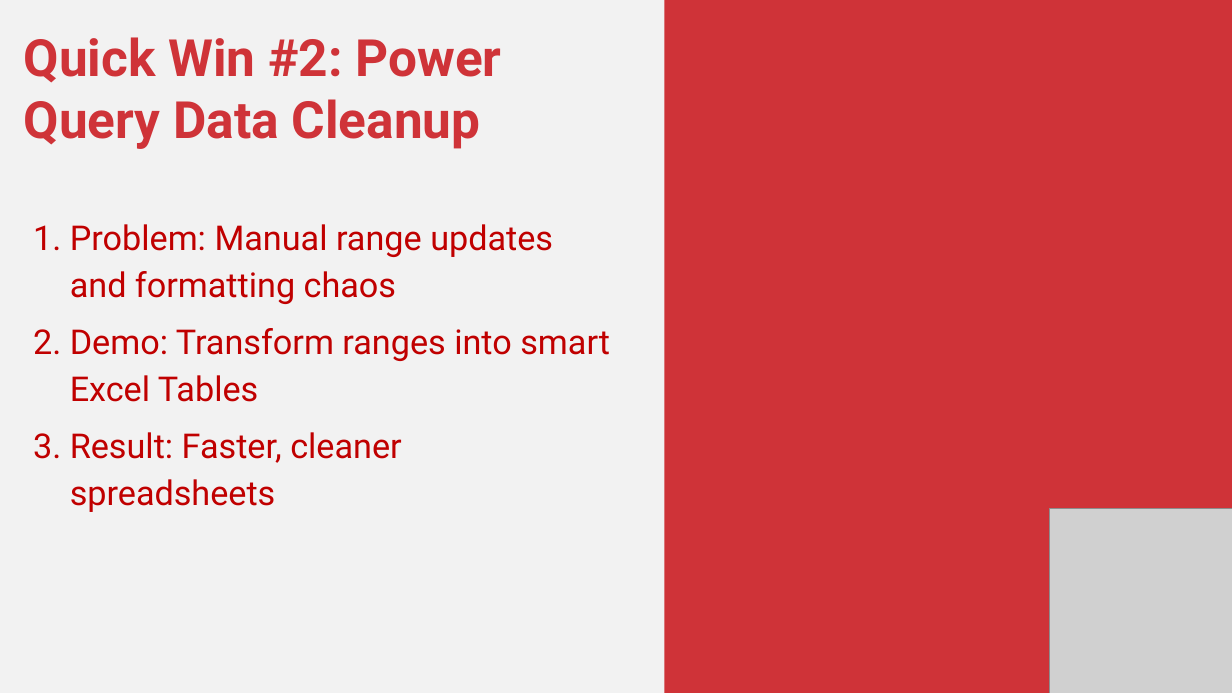
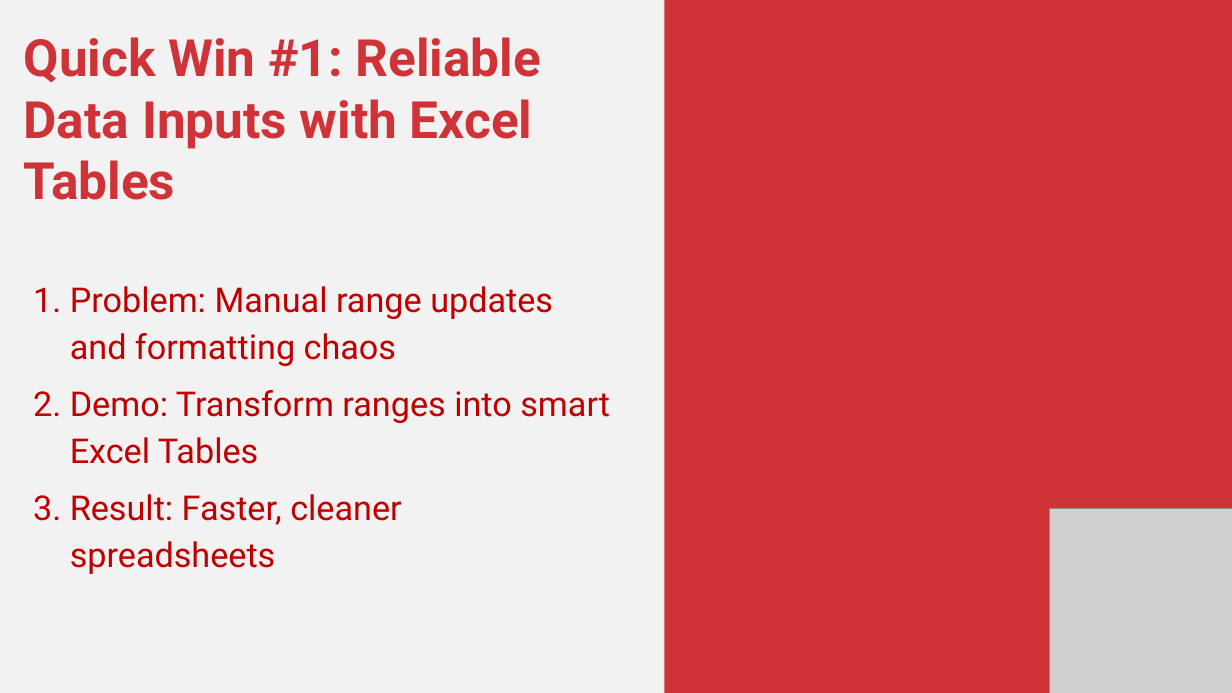
Before and after one commit to stringfestdata/modern-excel-demo-day, a slide deck: slide 5 of modern-excel-demo-day.pptx. Drawn at 1232x693 pixels with LibreOffice and Linux fonts; fonts in the diff are those of the drawing; grey boxes stand for pictures. Boxes give left, top, right and bottom in pixels: in the first picture for what was removed or moved away, otherwise in the second. Text is boxed around its words. In the diff, an @@ line names an element or a change of style, - is before the commit and + after.

```diff
--- a/modern-excel-demo-day.pptx
+++ b/modern-excel-demo-day.pptx
@@ text at box(24, 37, 541, 200): text changed @@
-Quick Win #2: Power Query Data Cleanup
+Quick Win #1: Reliable Data Inputs with Excel Tables
```
Also in this commit, not shown: 2 other slides changed.
